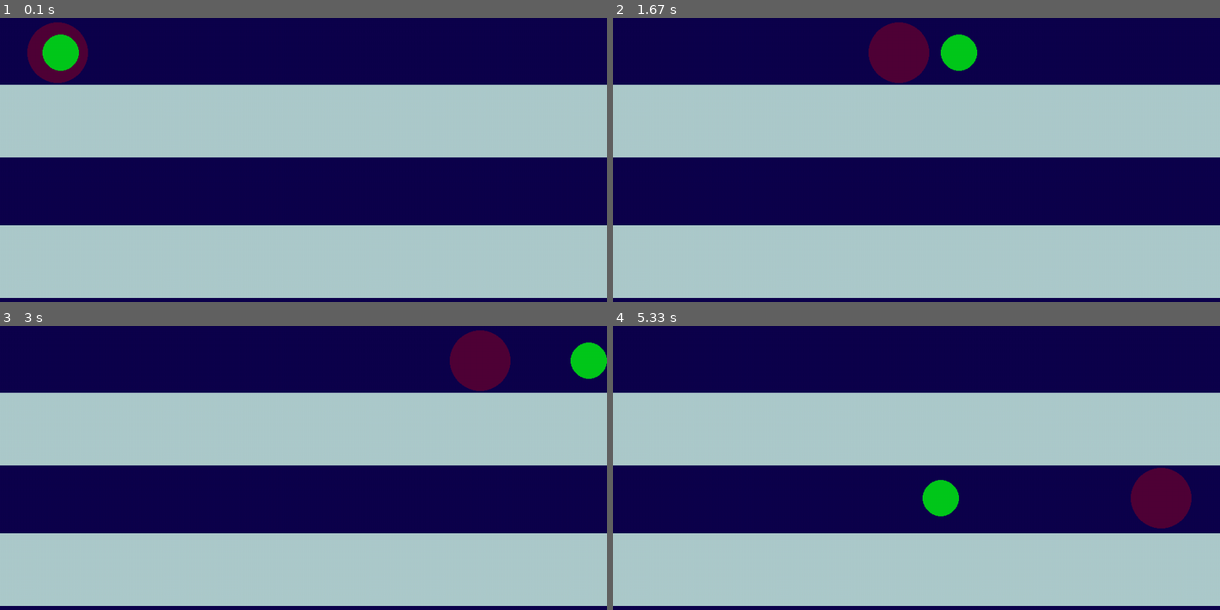
Above: before the commit, frames 1-4 (two rows, left to right).
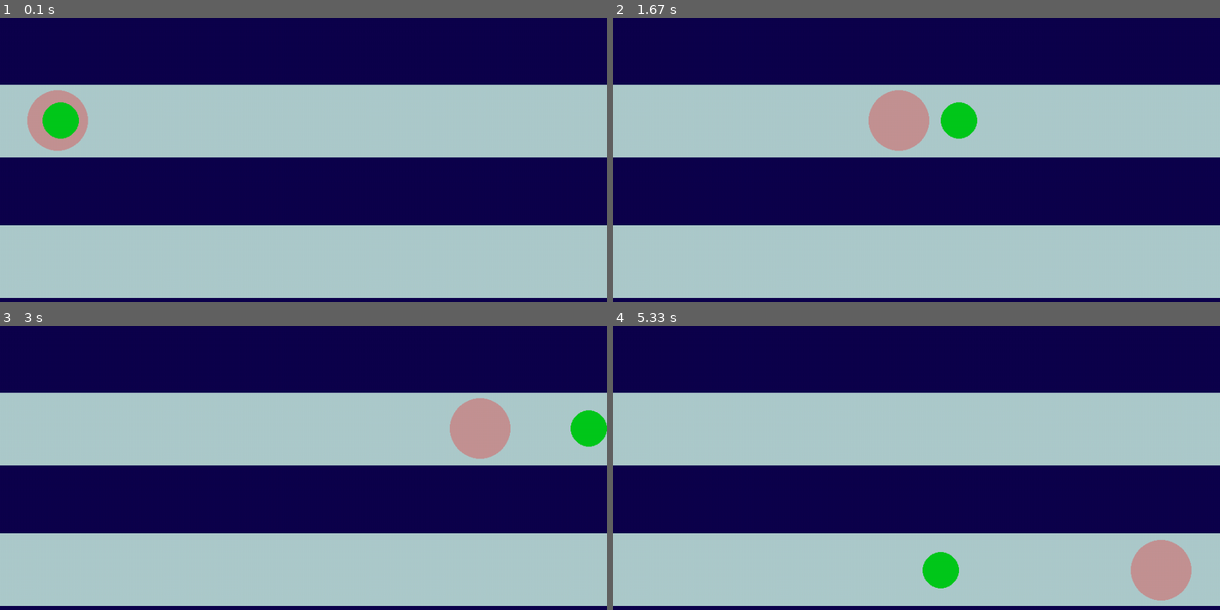
Above: after the commit, the same moments.

Repository: JeanRozanov880/my_pygame_tasks
Game: pygame game, started from task6.py
Same seed, same stepped clock (60 frames per second), same inputs: the game is played once before the commit and once after it.
Inputs:
- Up to frame 1 (0.1 s): no input
- Up to frame 2 (1.67 s): no input
- Up to frame 3 (3 s): no input
- Up to frame 4 (5.33 s): no input

The runs differ from the first frame. In frame 1, 3.4% of the frame differs, in the area x 4-15%, y 1-47%; in frame 2, 4.6%, in the area x 42-60%, y 1-47%; in frame 3, 4.6%; in frame 4, 4.6%.

Commit message:
Update task6.py

Diff:
--- a/task6.py
+++ b/task6.py
@@ -2,7 +2,7 @@
 
 FPS = 60
 WIN_WIDTH, WIN_HEIGHT = 1000, 600
-BALL_WIDTH, BALL_HEIGHT = WIN_HEIGHT * 1 / 4, WIN_HEIGHT * 1 / 4
+BALL_WIDTH, BALL_HEIGHT = WIN_HEIGHT * 1 / 4, WIN_HEIGHT * 1 / 1.6
 NIGHT_BLUE = (14, 0, 77)
 DAY_BLUE = (173, 203, 204)
 RED = (255, 0, 0)
@@ -17,15 +17,15 @@
 r2 = 30
 
 # слой №1 - фон и трубы
-background = pg.Surface((WIN_WIDTH, WIN_HEIGHT))
-background.fill(NIGHT_BLUE)
-pg.draw.rect(background, DAY_BLUE, (0, WIN_HEIGHT * 3 / 14, WIN_WIDTH, WIN_HEIGHT * 1 / 5))
-pg.draw.rect(background, DAY_BLUE, (0, WIN_HEIGHT * 3 / 5, WIN_WIDTH, WIN_HEIGHT * 1 / 5))
+background_sf = pg.Surface((WIN_WIDTH, WIN_HEIGHT))
+background_sf.fill(NIGHT_BLUE)
+pg.draw.rect(background_sf, DAY_BLUE, (0, WIN_HEIGHT * 3 / 14, WIN_WIDTH, WIN_HEIGHT * 1 / 5))
+pg.draw.rect(background_sf, DAY_BLUE, (0, WIN_HEIGHT * 3 / 5, WIN_WIDTH, WIN_HEIGHT * 1 / 5))
 
 # слой №2 - первый шар
-ball1 = pg.Surface((BALL_WIDTH, BALL_HEIGHT), pg.SRCALPHA)
-ball1.fill((0, 0, 0, 0))  # сначала делаем всю поверхность полностью прозрачной
-pg.draw.circle(ball1, (*RED, 70), (BALL_WIDTH / 2, BALL_HEIGHT / 2), r1)
+ball1_sf = pg.Surface((BALL_WIDTH, BALL_HEIGHT), pg.SRCALPHA)
+ball1_sf.fill((0, 0, 0, 0))  # сначала делаем всю поверхность полностью прозрачной
+pg.draw.circle(ball1_sf, (*RED, 70), (BALL_WIDTH / 2, BALL_HEIGHT / 2), r1)
 
 # слой №3 - второй шар
 ball2 = pg.Surface((BALL_WIDTH, BALL_HEIGHT), pg.SRCALPHA)
@@ -39,8 +39,8 @@
 direction1 = 1 # направление (1-ого шара): 1 - вправо, -1 - влево
 direction2 = 1 # направление (2-ого шара): 1 - вправо, -1 - влево
 
-screen.blit(background, (0, 0))
-screen.blit(ball1, (ball_x1, ball_y1))
+screen.blit(background_sf, (0, 0))
+screen.blit(ball1_sf, (ball_x1, ball_y1))
 screen.blit(ball2, (ball_x2, ball_y2))
 
 pg.display.update()
@@ -63,22 +63,22 @@
     # обработка движения 1-го шара:
     if ball_x1 >= WIN_WIDTH + r1:
         direction1 = -1
-        ball_y1 = BALL_HEIGHT / 0.66
+        ball_y1 = BALL_HEIGHT / 1.6
     elif ball_x1 <= 0 - r1:  # достиг левой границы
         direction1 = 1  # меняем направление направо
-        ball_y1 = BALL_HEIGHT / 35  # поднимаем шар обратно
+        ball_y1 = 0  # поднимаем шар обратно
     ball_x1 += speed1 * direction1
 
     # обработка движения 2-го шара:
     if ball_x2 >= WIN_WIDTH + r2:
         direction2 = -1
-        ball_y2 = BALL_HEIGHT / 0.66
+        ball_y2 = BALL_HEIGHT / 1.6
     elif ball_x2 <= 0 - r2:
         direction2 = 1
-        ball_y2 = BALL_HEIGHT / 35
+        ball_y2 = 0
     ball_x2 += speed2 * direction2
 
-    screen.blit(background, (0, 0))
-    screen.blit(ball1, (ball_x1, ball_y1))
+    screen.blit(background_sf, (0, 0))
+    screen.blit(ball1_sf, (ball_x1, ball_y1))
     screen.blit(ball2, (ball_x2, ball_y2))
     pg.display.update()  # обновление экрана, чтобы отобразить новую перерисовку
